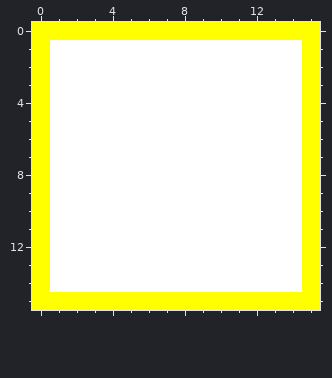
Pixel-art sprite, stored at src/main/resources/assets/bitmap/textures/cond_yellow_2.png. The first picture shows the starting point.
The file is 16x16 pixels.
Now the later version:
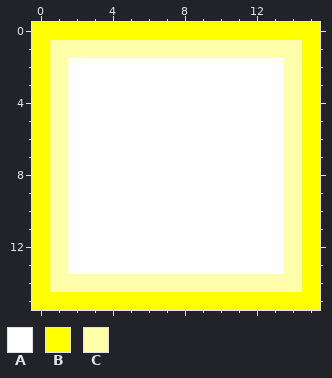
Palette (. is transparent): A #ffffff  B #ffff00  C #ffffaa
Changes in this commit:
Changed rows in their new state; - is an unchanged pixel.
first column x 1:
 1 CCCCCCCCCCCCCC
 2 C------------C
 3 C------------C
 4 C------------C
 5 C------------C
 6 C------------C
 7 C------------C
 8 C------------C
 9 C------------C
10 C------------C
11 C------------C
12 C------------C
13 C------------C
14 CCCCCCCCCCCCCC
